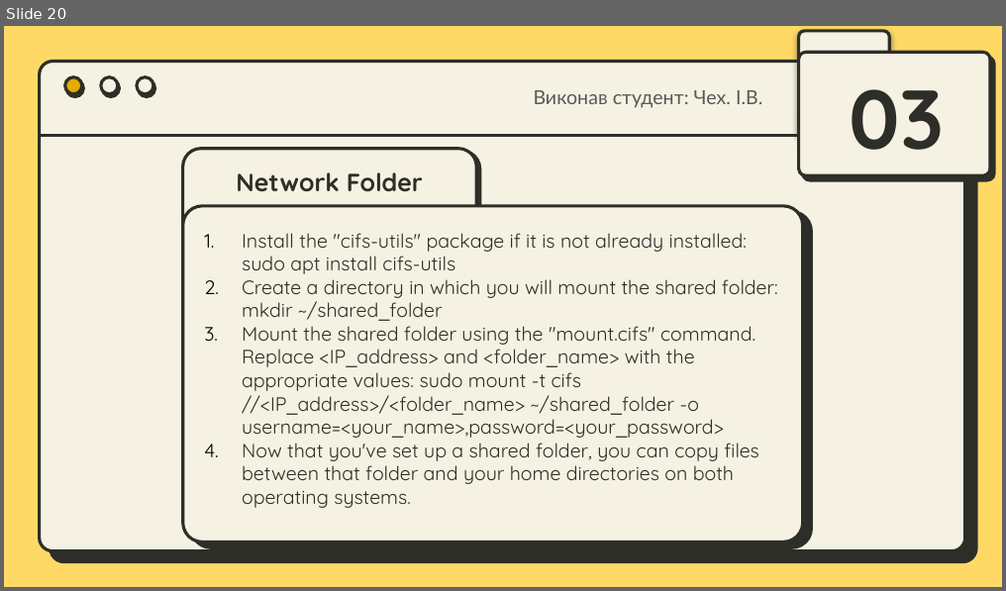
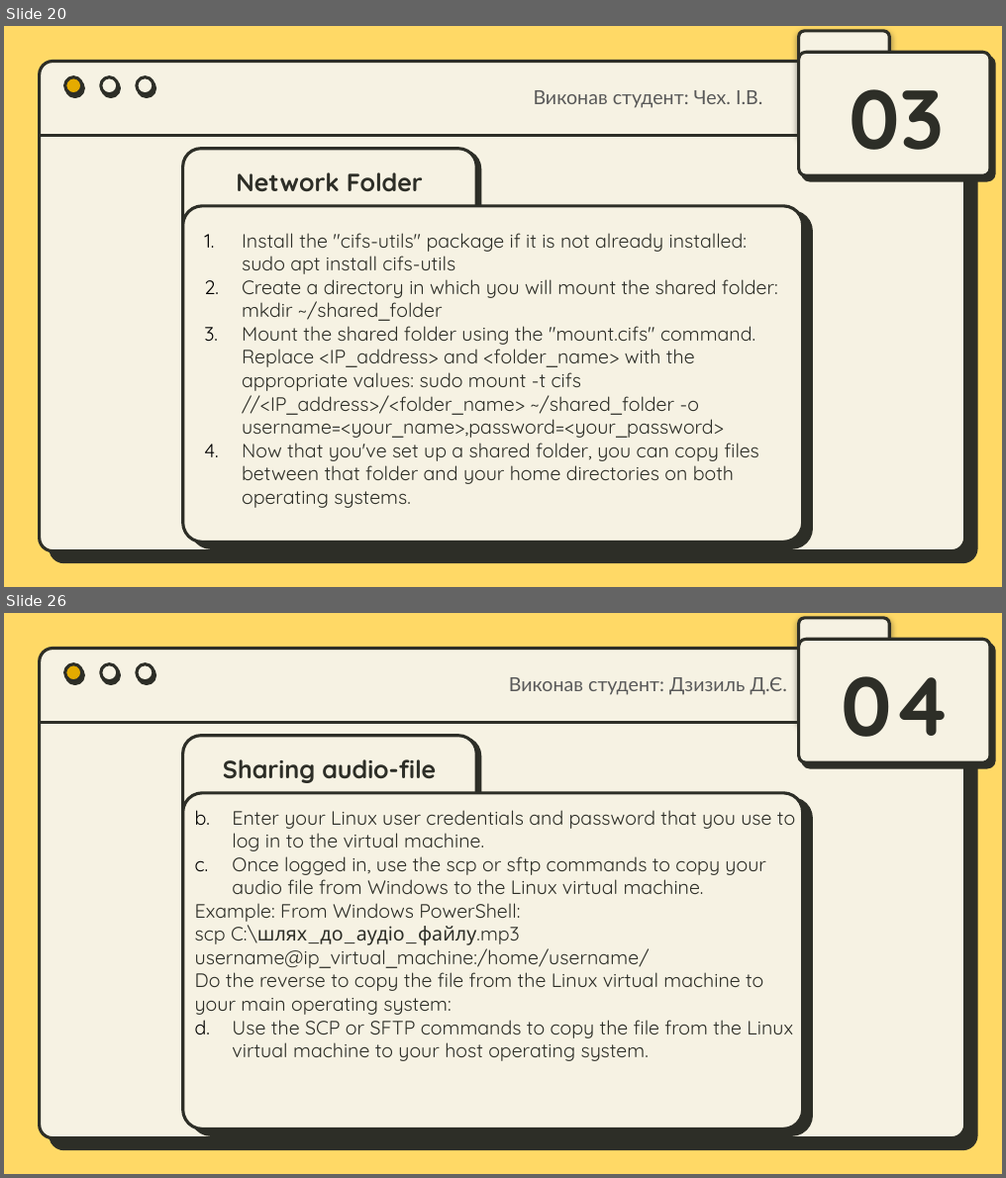
Before and after one commit to IvanChekh/MatematicainsLivesMatter, a slide deck: Workcase №3 .pptx. Shown one above the other, each under a label of ours: slide 20 before the commit, slides 20 and 26 after it; the slides between them are not shown. The pictures are 1006x591 and 1006x1178 pixels, drawn with LibreOffice and Linux fonts; fonts in the diff are those of the drawing. Boxes give left, top, right and bottom in pixels: in the first picture for what was removed or moved away, otherwise in the second. Text is boxed around its words. In the diff, an @@ line names an element or a change of style, - is before the commit and + after.

```diff
--- a/Workcase №3 .pptx
+++ b/Workcase №3 .pptx
@@ slide 26 added at (x1=4, y1=613, x2=1002, y2=1174), background #FFD966; not listed: 7 template elements that a slide beside it also shows @@
@@ text added at (x1=509, y1=677, x2=788, y2=695), 14 pt, text #595959 @@
+Виконав студент: Дзизиль Д.Є.
@@ text added at (x1=842, y1=676, x2=951, y2=737), 60 pt, text #2D2E27, bold @@
+04
@@ rounded rectangle added at (x1=182, y1=736, x2=476, y2=1024), fill #F6F2E3, outline #2D2E27 2.25 pt @@
@@ title added at (x1=223, y1=760, x2=436, y2=783), 18 pt, text #2D2E27, bold @@
+Sharing audio-file
@@ rounded rectangle added at (x1=182, y1=792, x2=802, y2=1129), fill #F6F2E3, outline #2D2E27 2.25 pt @@
@@ text added at (x1=195, y1=810, x2=795, y2=1061), 14 pt, text #2D2E27 @@
+b. Enter your Linux user credentials and password that you use to log in to the virtual machine.
+c. Once logged in, use the scp or sftp commands to copy your audio file from Windows to the Linux virtual machine.
+Example: From Windows PowerShell:
+scp C:\шлях_до_аудіо_файлу.mp3 username@ip_virtual_machine:/home/username/
+Do the reverse to copy the file from the Linux virtual machine to your main operating system:
+a. Use the SCP or SFTP commands to copy the file from the Linux virtual machine to your host operating system.
```
Also in this commit, not shown: 7 other slides added.
